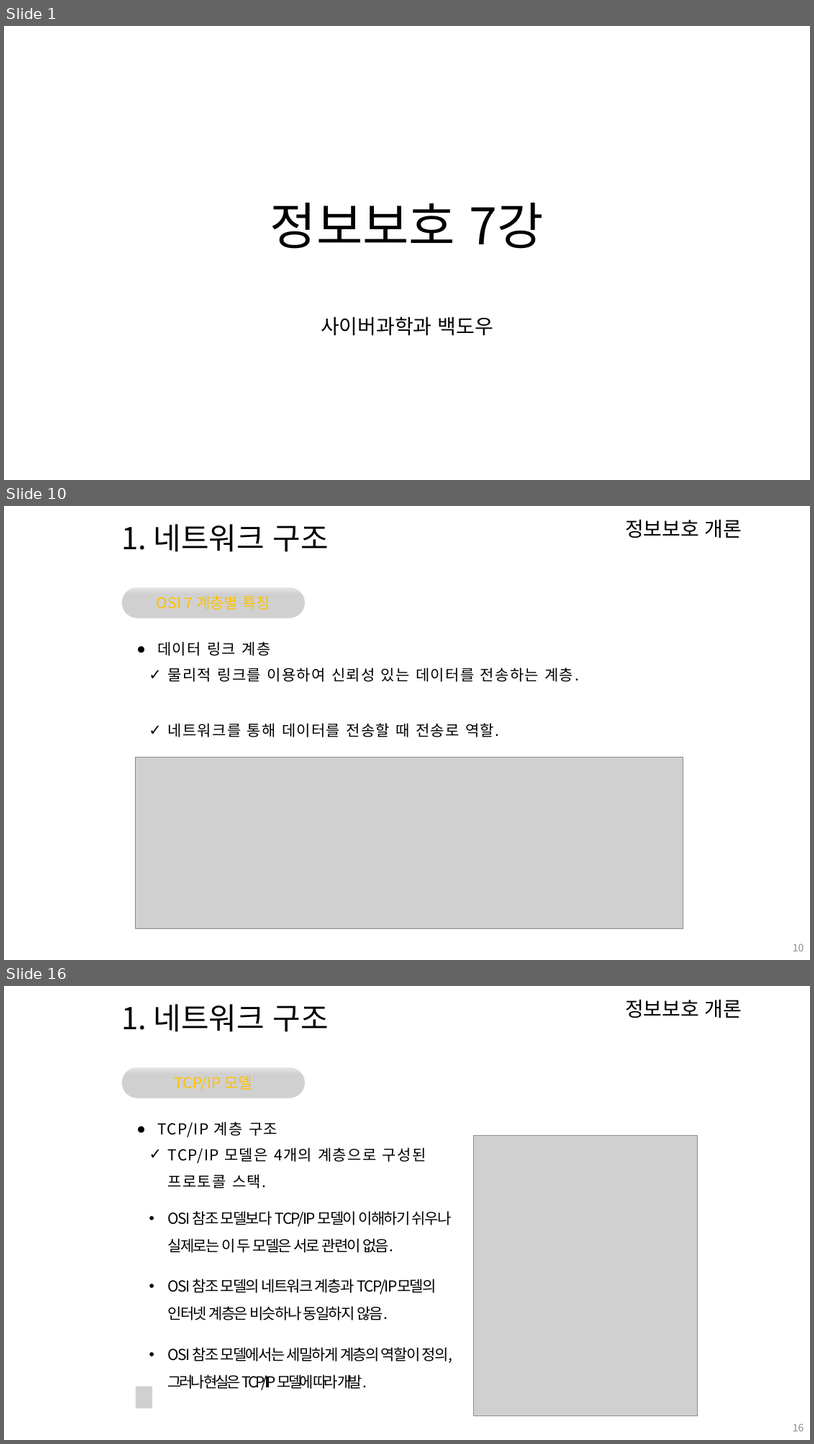
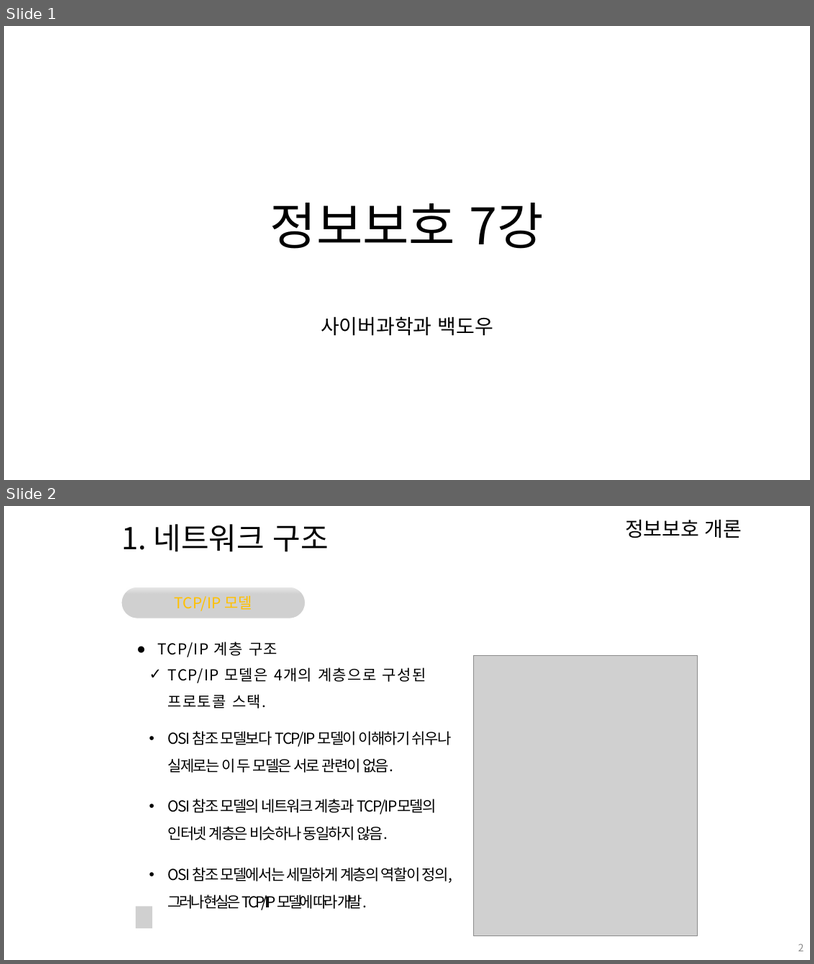
Before and after one commit to arizona95/CyberTraining, a slide deck: Lecture/24_1_정보보호/정보보호 7강.pptx. Shown one above the other, each under a label of ours: slides 1, 10 and 16 before the commit, slides 1 and 2 after it; the slides between them are not shown. The pictures are 814x1444 and 814x964 pixels, drawn with LibreOffice and Linux fonts; fonts in the diff are those of the drawing; grey boxes stand for pictures; background and template pictures are left out. Boxes give left, top, right and bottom in pixels: in the first picture for what was removed or moved away, otherwise in the second. Text is boxed around its words. In the diff, an @@ line names an element or a change of style, - is before the commit and + after.

```diff
--- a/Lecture/24_1_정보보호/정보보호 7강.pptx
+++ b/Lecture/24_1_정보보호/정보보호 7강.pptx
@@ slide 10 removed at bbox=[4, 506, 810, 960], background #FFFFFF; not listed: 1 template element that a slide beside it also shows @@
@@ text removed at bbox=[121, 524, 329, 552] @@
-1. 네트워크 구조
@@ picture removed at bbox=[121, 587, 305, 618] @@
@@ rounded rectangle removed at bbox=[121, 585, 305, 620] @@
-OSI 7 계층별 특징
@@ rounded rectangle removed at bbox=[126, 587, 301, 594] @@
@@ text removed at bbox=[157, 641, 271, 656] @@
-● 데이터 링크 계층
@@ text removed at bbox=[168, 667, 579, 737] @@
-✓ 물리적 링크를 이용하여 신뢰성 있는 데이터를 전송하는 계층.
-✓ 네트워크를 통해 데이터를 전송할 때 전송로 역할.
@@ picture removed at bbox=[136, 757, 684, 928] @@
@@ picture removed at bbox=[136, 906, 153, 928] @@
@@ page number removed at bbox=[793, 943, 805, 951] @@
-10
@@ what was slide 16 is now slide 2 @@
@@ page number at bbox=[799, 943, 805, 951]: text changed @@
-16
+2
```
Also in this commit, not shown: 3 slides changed, 13 other slides removed, 1 other file.
